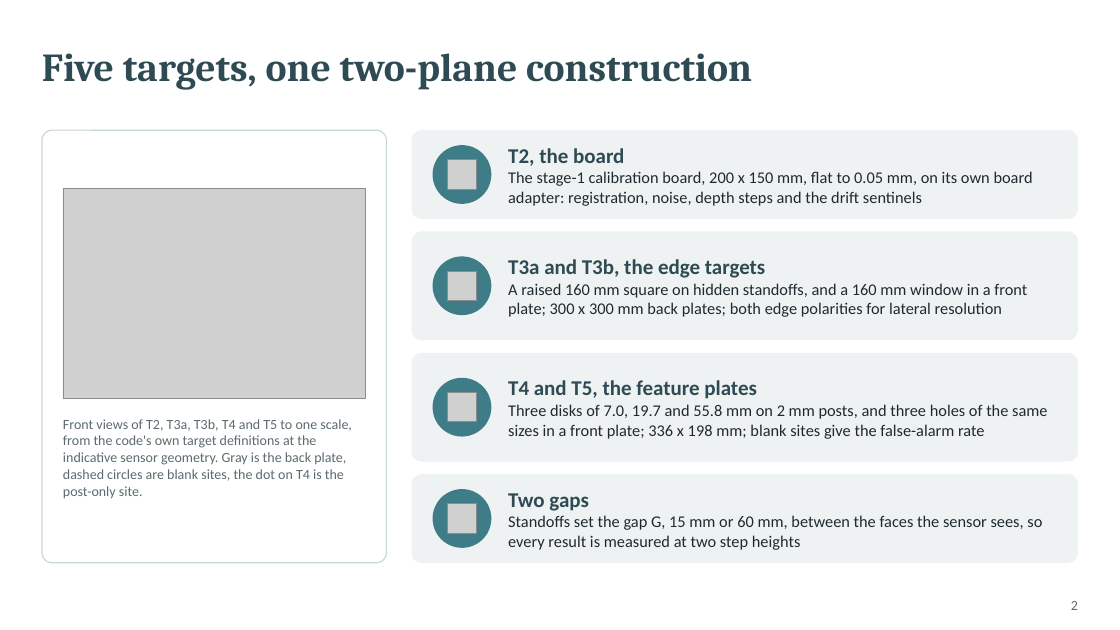
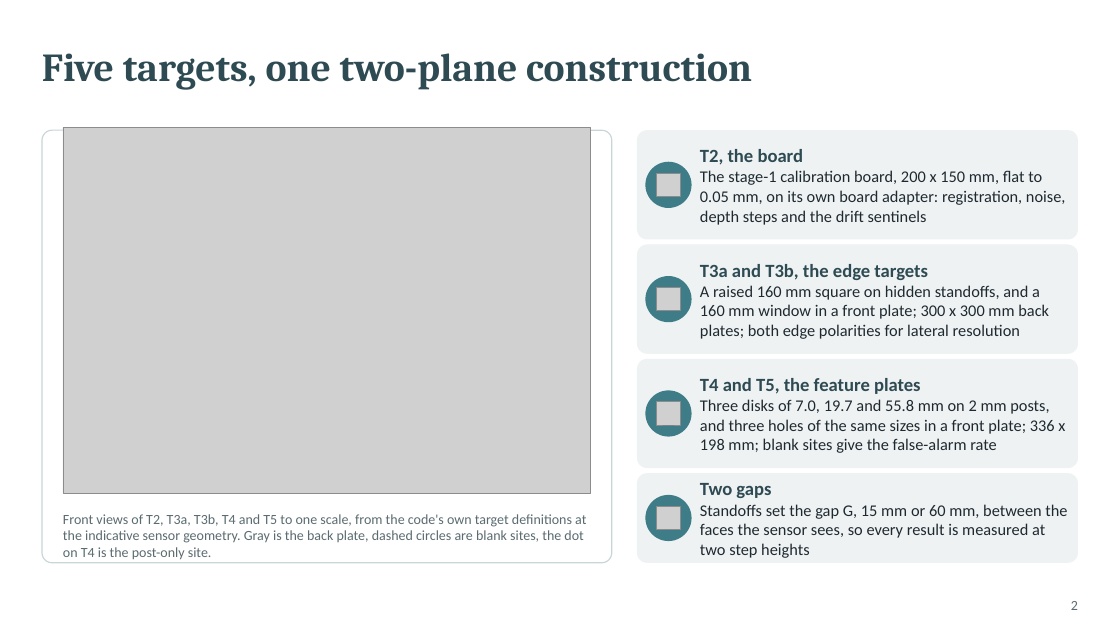
Before and after one commit to glibertyreach/sensor_performance_estimation, a slide deck: slide 2 of docs/presentations/vsx3000_procurement_build.pptx. Drawn at 1120x630 pixels with LibreOffice and Linux fonts; fonts in the diff are those of the drawing; grey boxes stand for pictures. Boxes give left, top, right and bottom in pixels: in the first picture for what was removed or moved away, otherwise in the second. Text is boxed around its words. In the diff, an @@ line names an element or a change of style, - is before the commit and + after.

```diff
--- a/docs/presentations/vsx3000_procurement_build.pptx
+++ b/docs/presentations/vsx3000_procurement_build.pptx
@@ rounded rectangle: place and size @@
-rounded rectangle at [42, 130, 386, 563]
+rounded rectangle at [42, 130, 612, 563]
@@ picture: place and size @@
-picture at [63, 189, 365, 399]
+picture at [63, 128, 591, 494]
@@ rounded rectangle: place and size @@
-rounded rectangle at [412, 130, 1078, 219]
+rounded rectangle at [637, 130, 1078, 239]
@@ text at [700, 149, 804, 165]: size 18 to 16 pt in "T2, the board" @@
@@ text "T2, the board": place and size @@
-text "T2, the board" at [508, 148, 1033, 206]
+text "T2, the board" at [700, 149, 1066, 225]
@@ ellipse: place and size @@
-ellipse at [433, 145, 492, 204]
+ellipse at [645, 162, 691, 208]
@@ picture: place and size @@
-picture at [448, 160, 477, 189]
+picture at [657, 173, 681, 197]
@@ proportions changed in 5 elements at [42, 130, 612, 563], [637, 473, 1078, 563], [637, 359, 1078, 468], [637, 130, 1078, 239], [637, 245, 1078, 354] @@
@@ rounded rectangle: place and size @@
-rounded rectangle at [412, 232, 1078, 340]
+rounded rectangle at [637, 245, 1078, 354]
@@ text at [700, 264, 928, 280]: size 18 to 16 pt in "T3a and T3b, the edge targets" @@
@@ text "T3a and T3b, the edge ...": place and size @@
-text "T3a and T3b, the edge ..." at [508, 259, 1027, 317]
+text "T3a and T3b, the edge ..." at [700, 264, 1049, 339]
@@ ellipse: place and size @@
-ellipse at [433, 256, 492, 315]
+ellipse at [645, 276, 691, 323]
@@ picture: place and size @@
-picture at [448, 271, 477, 301]
+picture at [657, 287, 681, 311]
@@ rounded rectangle: place and size @@
-rounded rectangle at [412, 353, 1078, 461]
+rounded rectangle at [637, 359, 1078, 468]
@@ text at [700, 378, 921, 394]: size 18 to 16 pt in "T4 and T5, the feature plates" @@
@@ text "T4 and T5, the feature ...": place and size @@
-text "T4 and T5, the feature ..." at [508, 380, 1047, 439]
+text "T4 and T5, the feature ..." at [700, 378, 1065, 453]
@@ ellipse: place and size @@
-ellipse at [433, 378, 492, 437]
+ellipse at [645, 391, 691, 437]
@@ picture: place and size @@
-picture at [448, 392, 477, 422]
+picture at [657, 402, 681, 425]
@@ rounded rectangle: place and size @@
-rounded rectangle at [412, 474, 1078, 563]
+rounded rectangle at [637, 473, 1078, 563]
@@ text "Two gaps": place and size @@
-text "Two gaps" at [508, 493, 1042, 550]
+text "Two gaps" at [700, 483, 1067, 558]
@@ ellipse: place and size @@
-ellipse at [433, 489, 492, 548]
+ellipse at [645, 495, 691, 541]
@@ picture: place and size @@
-picture at [448, 504, 477, 534]
+picture at [657, 507, 681, 530]
@@ text at [700, 483, 771, 498]: size 18 to 16 pt in "Two gaps" @@
@@ text "Front views of T2, T3a, ..." rewrapped from [63, 419, 352, 498] to [63, 514, 586, 559] @@
```
Also in this commit, not shown: 4 other slides changed, 32 other files.
